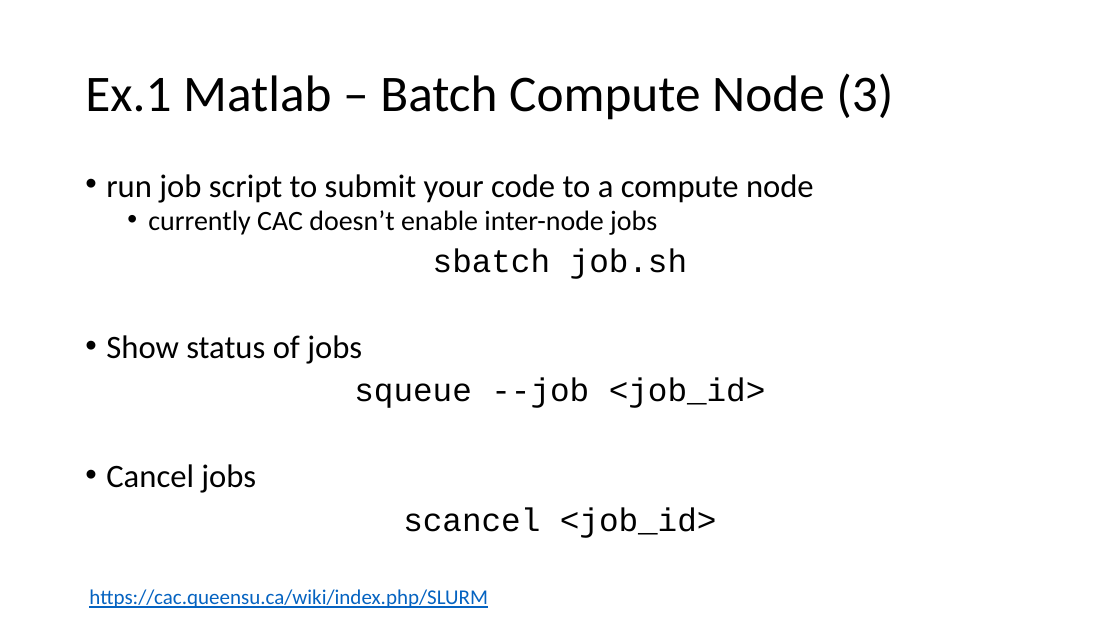
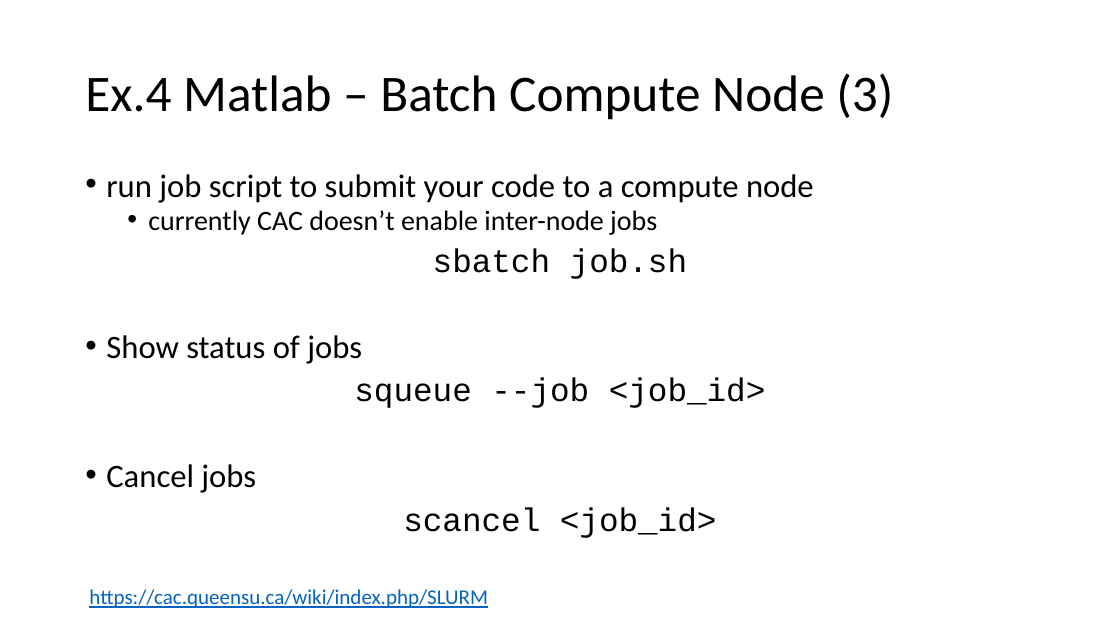
Before and after one commit to tdmdal/rrn-workshop, a slide deck: slide 31 of rrn_intro.pptx (slide 29 before the commit). Drawn at 1120x630 pixels with LibreOffice and Linux fonts; fonts in the diff are those of the drawing. Boxes give left, top, right and bottom in pixels: in the first picture for what was removed or moved away, otherwise in the second. Text is boxed around its words. In the diff, an @@ line names an element or a change of style, - is before the commit and + after.

```diff
--- a/rrn_intro.pptx
+++ b/rrn_intro.pptx
@@ title at (85,73,893,120): text changed @@
-Ex.1 Matlab – Batch Compute Node (3)
+Ex.4 Matlab – Batch Compute Node (3)
```
Also in this commit, not shown: 15 other slides changed, 6 slides added, 2 other files.
